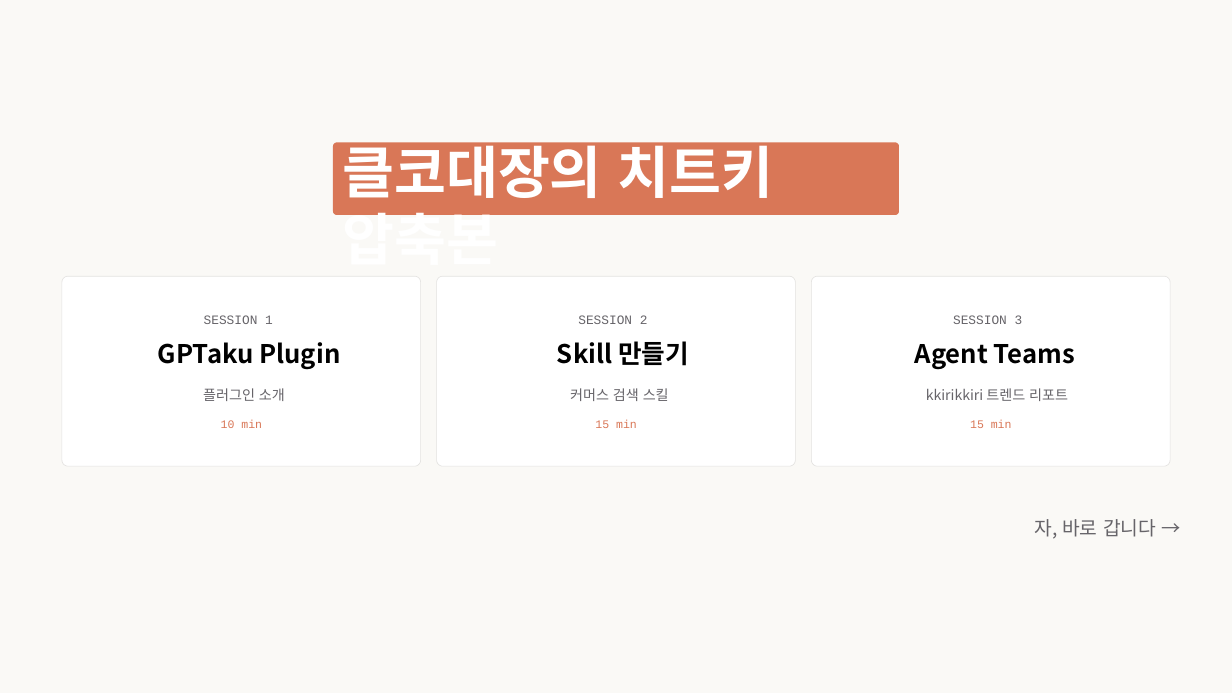
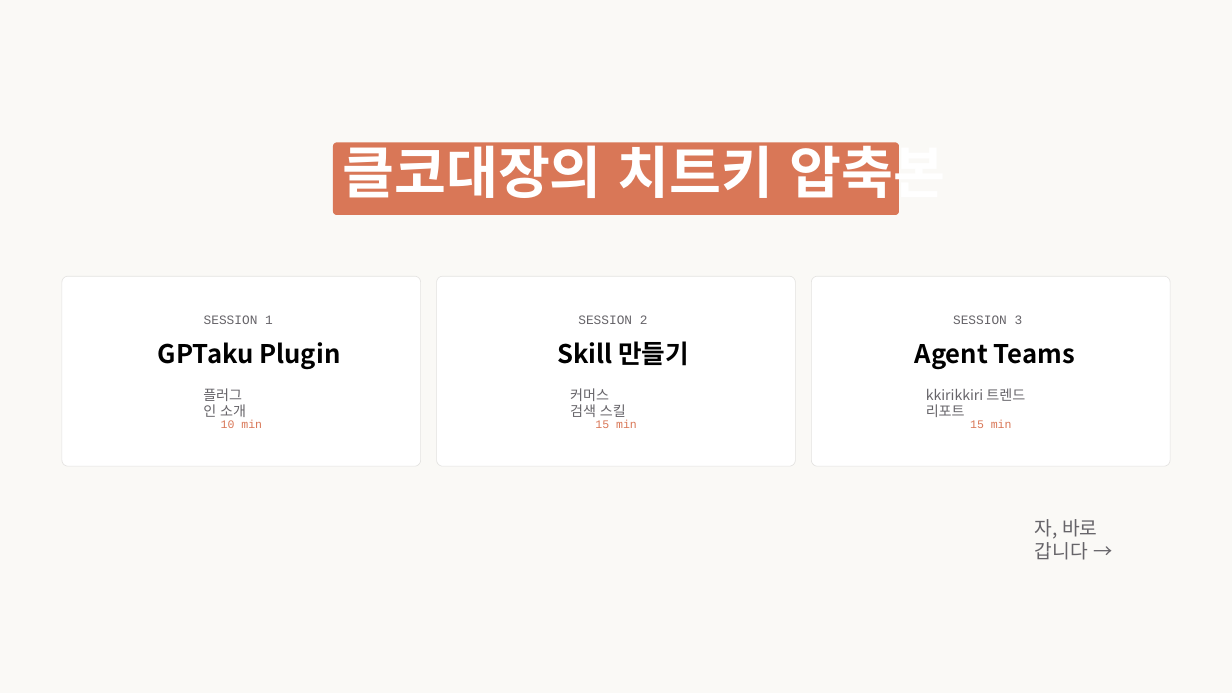
Before and after one commit to fivetaku/claude-code-skills-seminar, a slide deck: slide 8 of deck-editable.pptx. Drawn at 1232x693 pixels with LibreOffice and Linux fonts; fonts in the diff are those of the drawing. Boxes give left, top, right and bottom in pixels: in the first picture for what was removed or moved away, otherwise in the second. Text is boxed around its words. In the diff, an @@ line names an element or a change of style, - is before the commit and + after.

```diff
--- a/deck-editable.pptx
+++ b/deck-editable.pptx
@@ text "클코대장의 치트키 압축본" rewrapped from (342, 136, 774, 215) to (342, 136, 945, 208) @@
@@ text "플러그인 소개" rewrapped from (203, 388, 285, 401) to (203, 388, 246, 421) @@
@@ text "커머스 검색 스킬" rewrapped from (570, 388, 669, 401) to (570, 388, 626, 421) @@
@@ text "kkirikkiri 트렌드 리포트" rewrapped from (926, 388, 1068, 401) to (926, 388, 1025, 417) @@
@@ text "자, 바로 갑니다 →" rewrapped from (1035, 519, 1156, 539) to (1035, 519, 1097, 560) @@
```
Also in this commit, not shown: 15 other slides changed, 3 other files.
